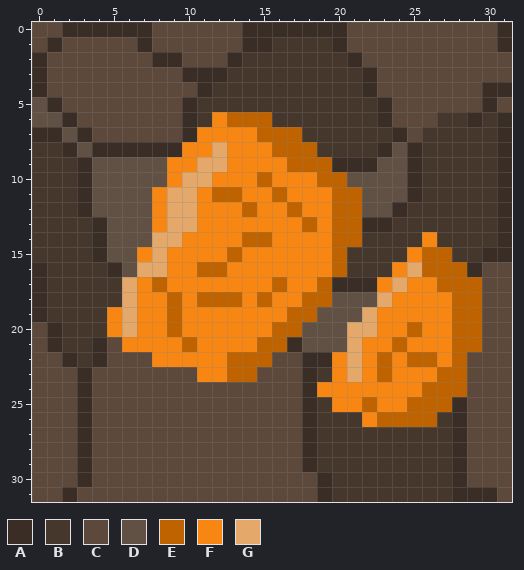
Two states of a pixel-art sprite, GM/assets/resources/Texture/tile/tile003.png. Above is the file before it was changed.
The file is 32x32 pixels.
Palette (. is transparent): A #392d25  B #46372d  C #5c493b  D #615044  E #bf6301  F #f78712  G #e3a86a
Pixels before, first column x 0:
 0 CCAAAAAACCCCCCAAAAAAACCCCCCCCCCA
 1 CACCCCCACCCCCCAABBBBACCCCCCCCCCA
 2 ACCCCCCCAACCCABBBBBBBACCCCCCCCCC
 3 ACCCCCCCCCAAABBBBBBBBBACCCCCCCCC
 4 ACCCCCCCCCCABBBBBBBBBBACCCCCCCAA
 5 DACCCCCCCCABBBBBBBBBBBBACCCCCCAC
 6 DDACCCCCCCABFEEEBBBBBBBACCCBBABA
 7 AADACCCCCCAFFFFEEEBBBBBBACBBBBBA
 8 BBADAAAAAAFFGFFFEEEBBBBADABBBBBA
 9 BBBADDDDDFFGGFFFFEEEAAADDABBBBBA
10 BBBADDDDDFGGFFFEFFFEEDDDDABBBBBA
11 BBBADDDDFGGFEEFFEFFFEEDDDABBBBBA
12 BBBADDDDFGGFFFEFFEFFEEDDABBBBBBA
13 BBBBADDDFGGFFFFFFFEFEEAABBBBBBBA
14 BBBBADDDGGFFFFEEFFFFEEBBBBFBBBBA
15 BBBBADDFGFFFFEFFFFFFEBBBBFEEBBAA
16 ABBBBADGGFFEEFFFFFFFEBBBFGEEEACC
17 ABBBBBGFEFFFFFFFEFFEAAAFGFFEEECC
18 ABBBBBGFFEFEEEFEFFEEDDDGFFFFEECC
19 ABBBBFGFFEFFFFFFFEEDDDGFFFFFEECC
20 CABBBFGFFEFFFFFFEEDDDGGFFEFFEECC
21 CABBACFFFFEFFFFEEADDDGFFEFFFEECC
22 CCABACCCFFFFFEEECCAAFGFEFEEFECCC
23 CCCACCCCCCCFFEECCCABFGFEFFFEECCC
24 CCCACCCCCCCCCCCCCCAFFFFFFFEEECCC
25 CCCACCCCCCCCCCCCCCABFFEFFEEEACCC
26 CCCACCCCCCCCCCCCCCABBBFEEEEBACCC
27 CCCACCCCCCCCCCCCCCABBBBBBBBBACCC
28 CCCACCCCCCCCCCCCCCABBBBBBBBBACCC
29 CCCACCCCCCCCCCCCCCABBBBBBBBBACCC
30 CCCACCCCCCCCCCCCCCCABBBBBBBBACCC
31 CCACCCCCCCCCCCCCCCCABBBBBBBBAAAC
New version:
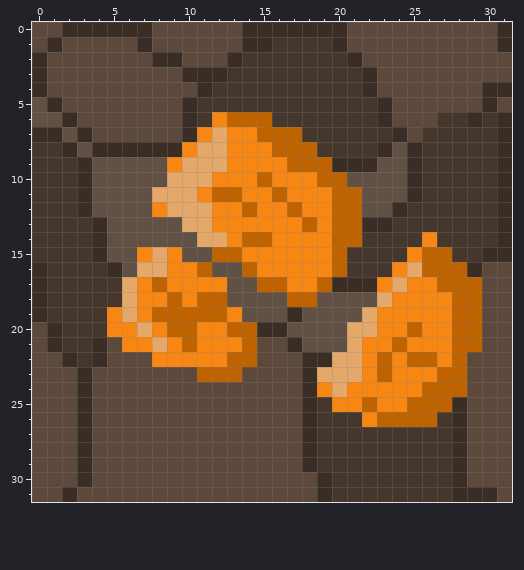
Edits made:
{"y":7,"x":12,"old":"F","new":"G"}
{"y":8,"x":11,"old":"F","new":"G"}
{"y":9,"x":10,"old":"F","new":"G"}
{"y":10,"x":9,"old":"F","new":"G"}
{"y":11,"x":8,"old":"F","new":"G"}
{"y":12,"x":11,"old":"F","new":"G"}
{"y":13,"x":8,"old":"FG","new":"DD"}
{"y":13,"x":11,"old":"F","new":"G"}
{"y":14,"x":8,"old":"GGFFF","new":"DDDGG"}
{"y":15,"x":10,"old":"FFF","new":"DDE"}
{"y":16,"x":12,"old":"EFF","new":"DDE"}
{"y":17,"x":13,"old":"FFF","new":"DDE"}
{"y":18,"x":13,"old":"EFEFF","new":"DDDDE"}
{"y":18,"x":19,"old":"E","new":"D"}
{"y":19,"x":8,"old":"F","new":"E"}
{"y":19,"x":10,"old":"FFF","new":"EEE"}
{"y":19,"x":14,"old":"FFFEE","new":"DDDAD"}
{"y":20,"x":6,"old":"GF","new":"FG"}
{"y":20,"x":10,"old":"F","new":"E"}
{"y":20,"x":13,"old":"FFFEE","new":"EEAAD"}
{"y":21,"x":8,"old":"F","new":"G"}
{"y":21,"x":14,"old":"FEE","new":"ECC"}
{"y":22,"x":15,"old":"E","new":"C"}
{"y":22,"x":20,"old":"F","new":"G"}
{"y":23,"x":11,"old":"FF","new":"EE"}
{"y":23,"x":14,"old":"E","new":"C"}
{"y":23,"x":19,"old":"BF","new":"GG"}
{"y":24,"x":20,"old":"F","new":"G"}
